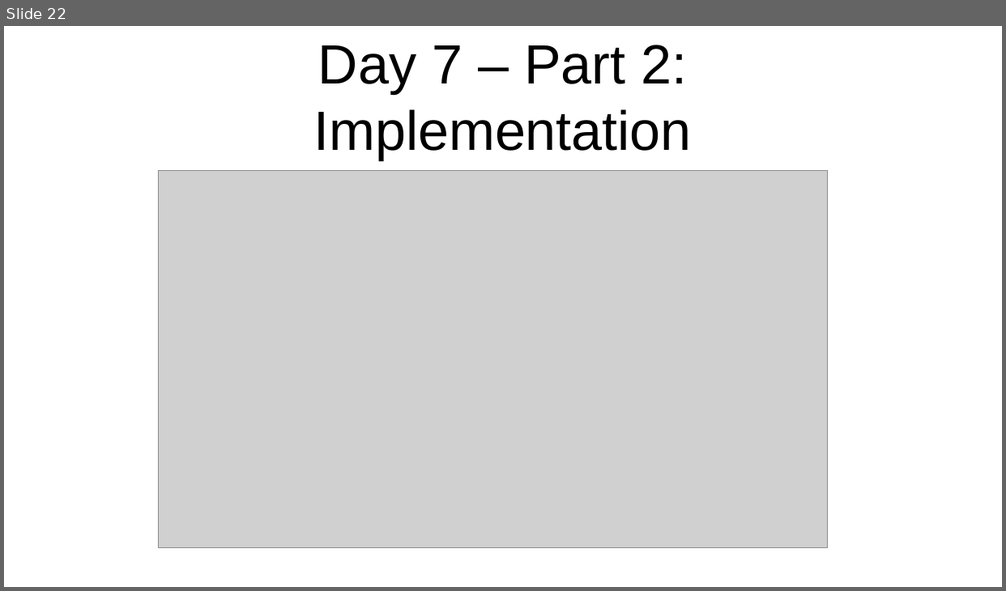
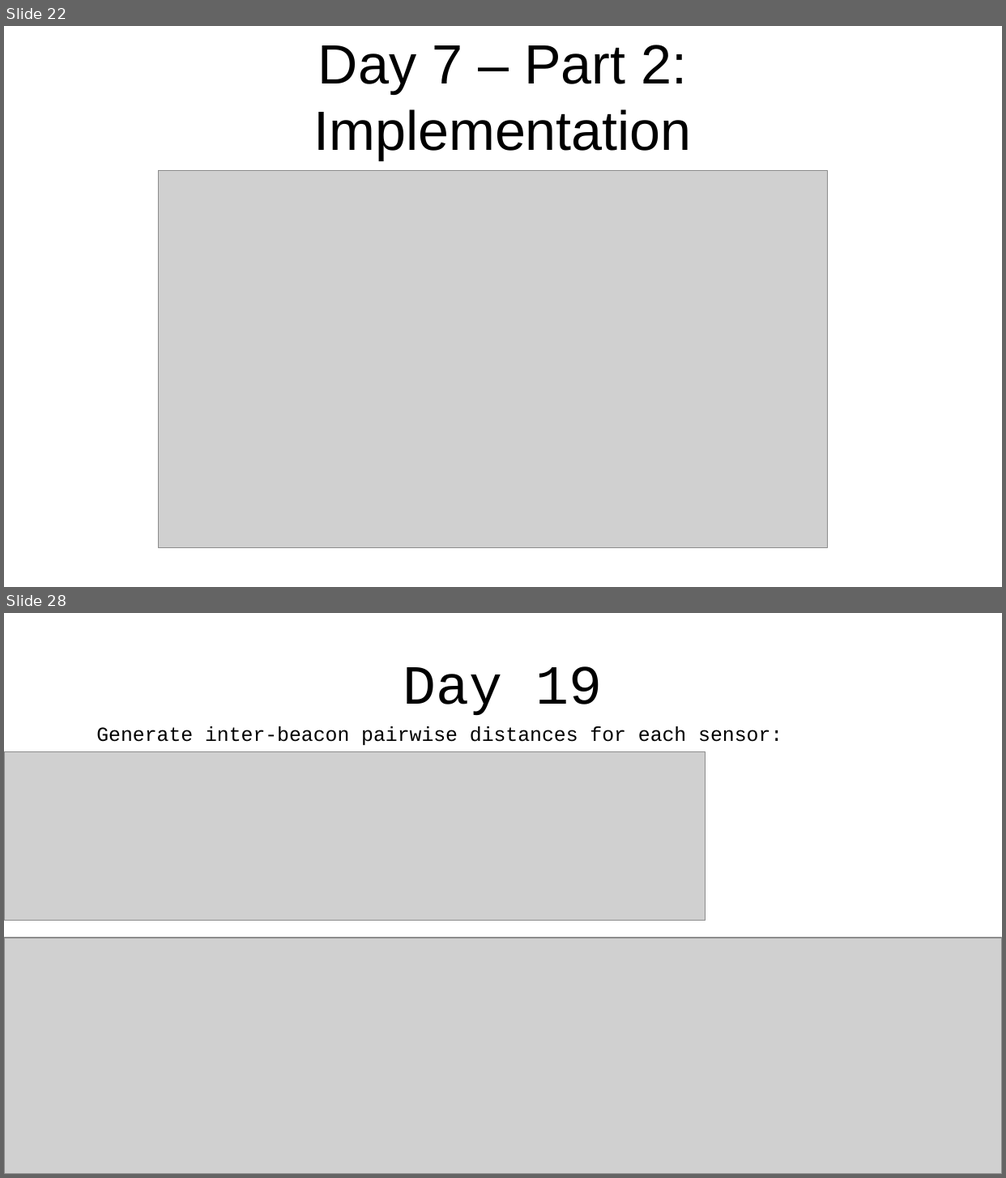
Before and after one commit to jlewis200/advent_of_code_21, a slide deck: aoc-cantina-time.odp. Shown one above the other, each under a label of ours: slide 22 before the commit, slides 22 and 28 after it; the slides between them are not shown. The pictures are 1006x591 and 1006x1178 pixels, drawn with LibreOffice and Linux fonts; fonts in the diff are those of the drawing; grey boxes stand for pictures. Boxes give left, top, right and bottom in pixels: in the first picture for what was removed or moved away, otherwise in the second. Text is boxed around its words. In the diff, an @@ line names an element or a change of style, - is before the commit and + after.

```diff
--- a/aoc-cantina-time.odp
+++ b/aoc-cantina-time.odp
@@ slide 28 added at [4, 613, 1002, 1174], background #FFFFFF @@
@@ title added at [403, 666, 603, 715], 44 pt, text #000000 @@
+Day 19
@@ text added at [96, 726, 782, 745], 16 pt, text #000000 @@
+Generate inter-beacon pairwise distances for each sensor:
@@ picture added at [4, 752, 705, 921] @@
@@ picture added at [4, 938, 1002, 1174] @@
```
Also in this commit, not shown: 8 slides changed, 6 other slides added, 1 slide removed, 3 other files.
